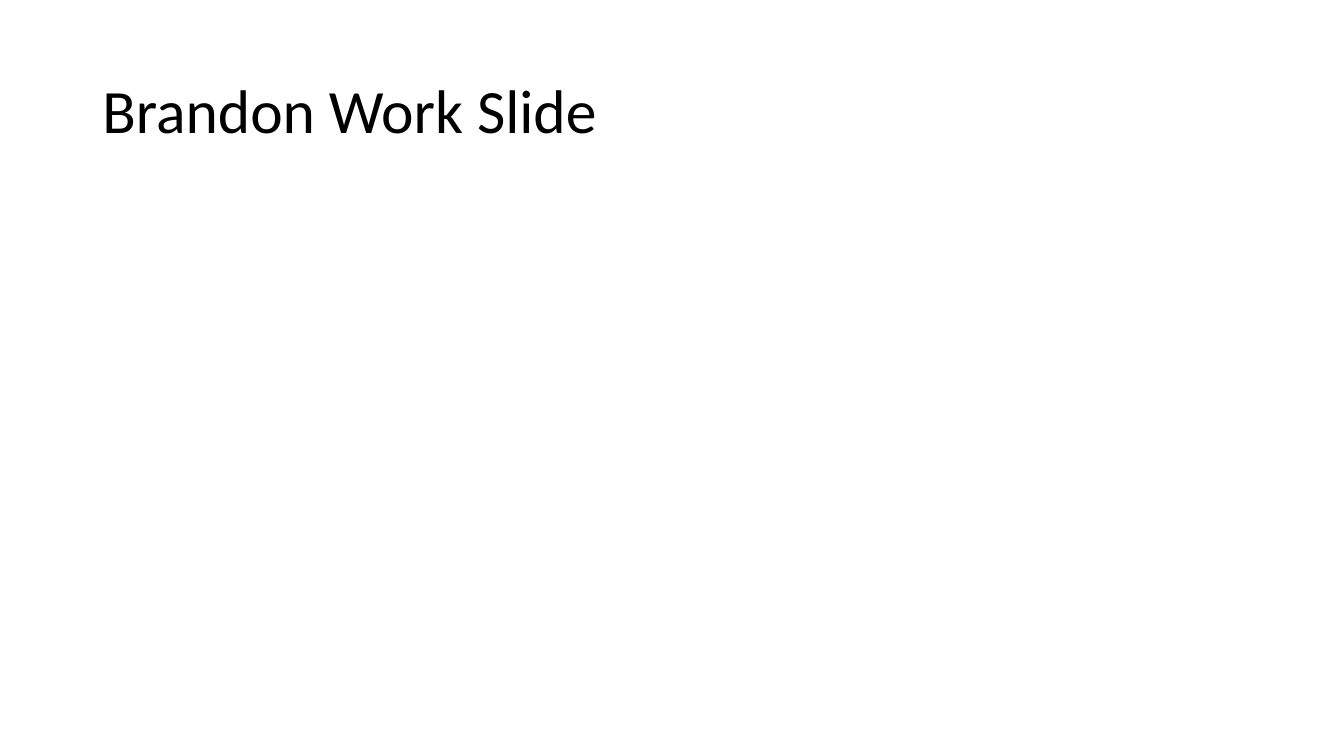
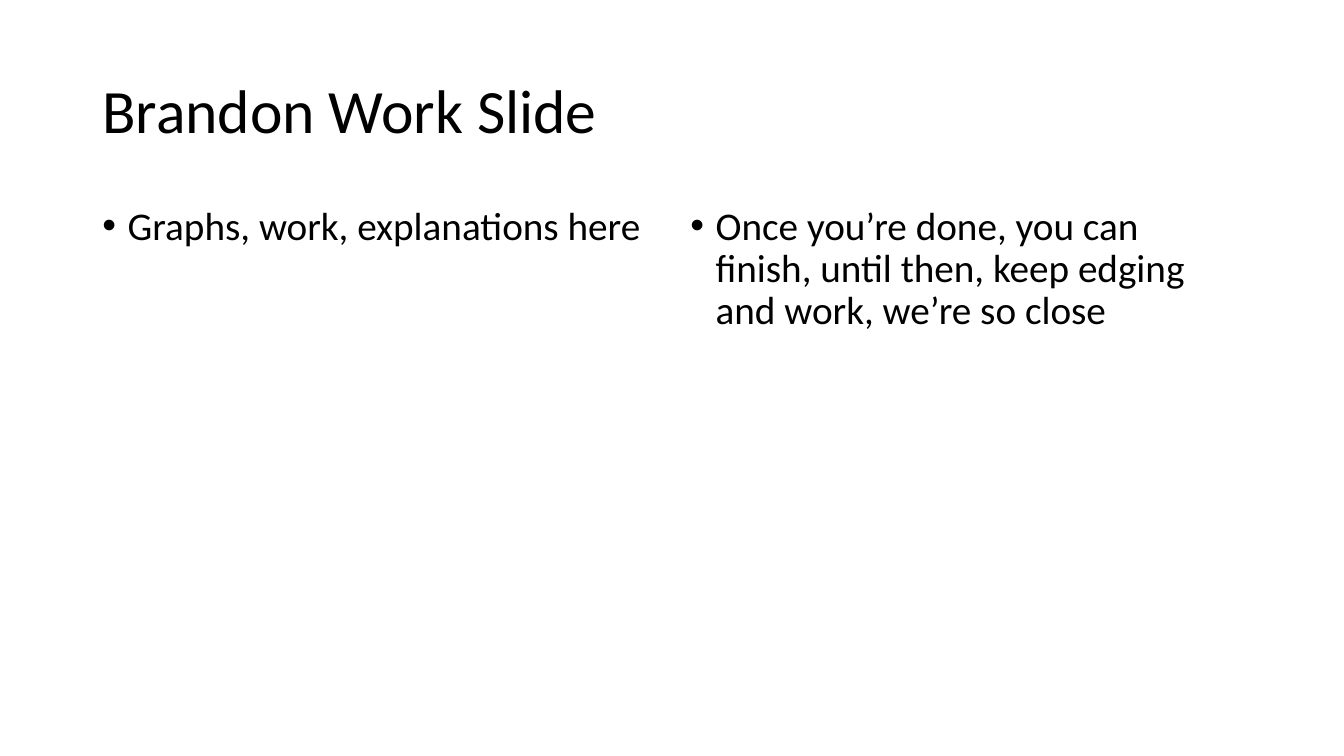
Before and after one commit to NathanKelly1/DataAnalysisProject, a slide deck: slide 11 of Group presentation.pptx. Drawn at 1344x756 pixels with LibreOffice and Linux fonts; fonts in the diff are those of the drawing. Boxes give left, top, right and bottom in pixels: in the first picture for what was removed or moved away, otherwise in the second. Text is boxed around its words. In the diff, an @@ line names an element or a change of style, - is before the commit and + after.

```diff
--- a/Group presentation.pptx
+++ b/Group presentation.pptx
@@ text added at bbox=[128, 212, 641, 247], 28 pt, text #000000 @@
+• Graphs, work, explanations here
@@ text added at bbox=[716, 212, 1184, 329], 28 pt, text #000000 @@
+• Once you’re done, you can finish, until then, keep edging and work, we’re so close
```
Also in this commit, not shown: 4 other slides changed.
